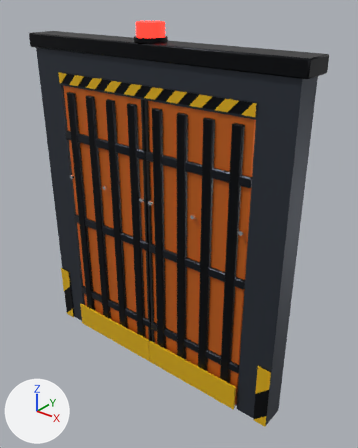
The glTF model godot/models/door/door_hangar_pressure.glb as it was, and as the next commit left it.
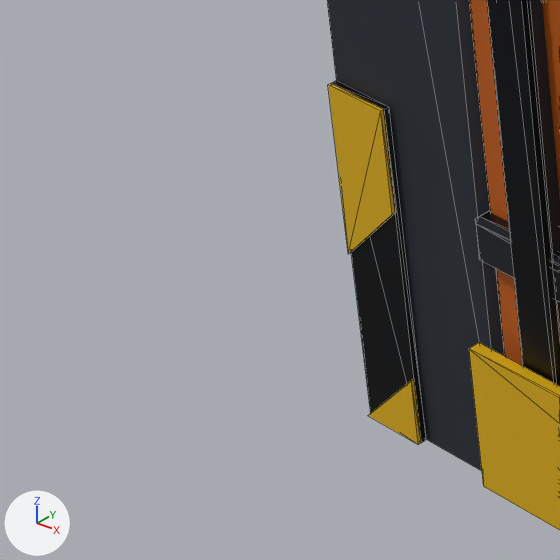
The first picture shows the older version from a 50 mm camera at (2.64, -2.99, 3.42) aimed at (0.18, 0.09, 1.51). The close-ups show the older and then the newer version on the part from 5% to 26% of the width and 57% to 74% of the height of that picture. Only the edits that show in the close-ups are written down. Lighting does not change. The marker at lower left points along +X, +Y and +Z. The close-ups show mesh edges as thin lines. Vertices at exactly the same position are counted once.

The first close-up shows 'body', 'leaf_l'.
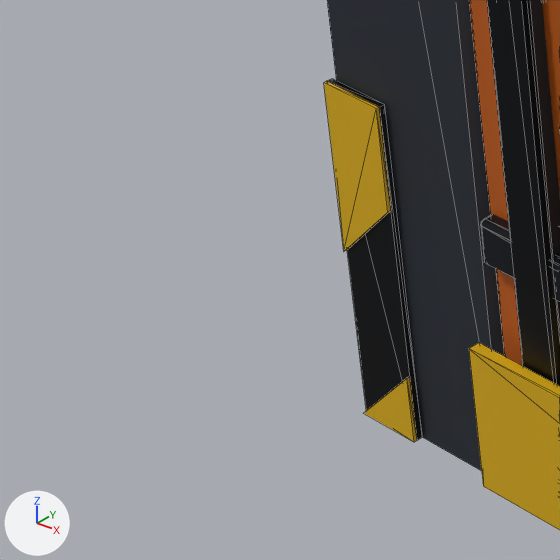
What differs and where, as boxes [x1, y1, x2, y2] in the close-ups (560 x 560 px):
'body', reshaped: before [327, 0, 505, 471]; after [324, 0, 505, 471]
part 1 of me_body, added: after [324, 79, 422, 442]

Edits to the bpy script that builds the scene:
```text
Change me_body:
    used by ob_body; location = (0.0, 0.0, 0.0)
    remove me_body.from_pydata(...)  # 230 vertices, 404 faces; spans x -1.35..1.35, y -0.15..0.14, z 0.0..3.16
    add me_body.from_pydata(...)  # 232 vertices, 404 faces; spans x -1.35..1.35, y -0.15..0.14, z 0.0..3.16
    me_body part 1: a new loose piece of 18 vertices spanning x -1.31..-1.19, y -0.13..-0.11, z 0.0..0.6
    other edits to the shape of me_body do not show in these pictures
```
